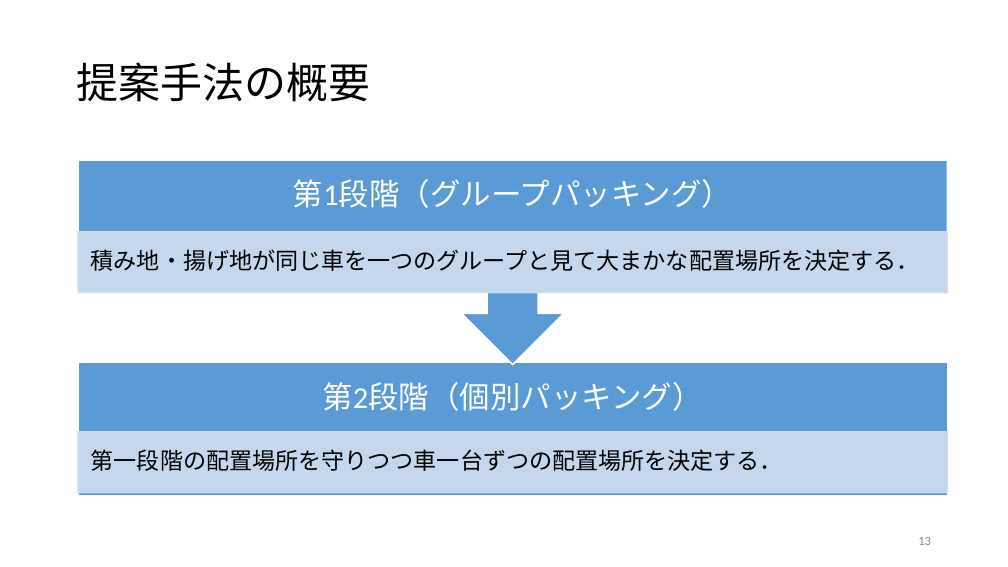
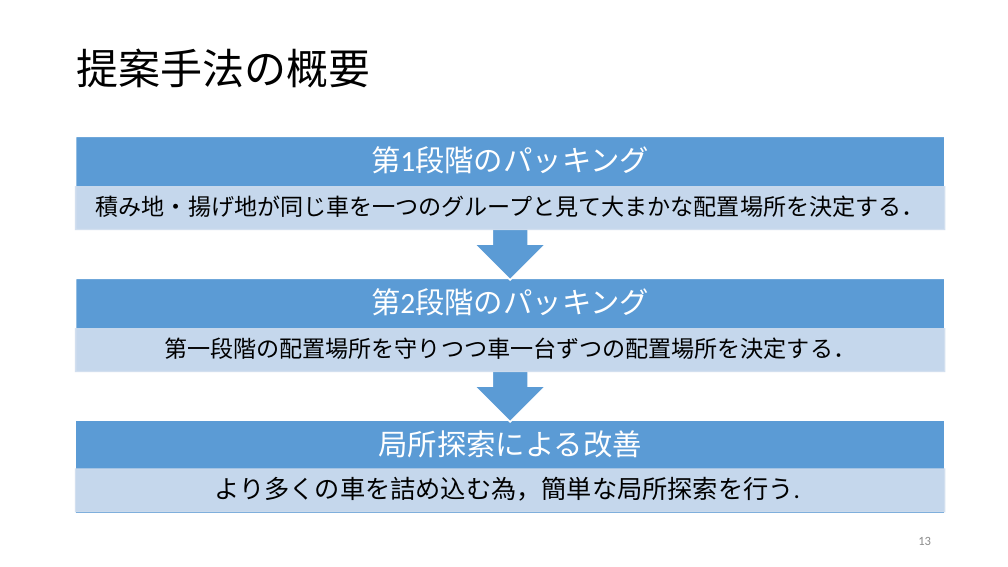
Before and after one commit to r-kurosu/kline, a slide deck: slide 13 of 卒論発表用スライド.pptx. Drawn at 1008x567 pixels with LibreOffice and Linux fonts; fonts in the diff are those of the drawing. Boxes give left, top, right and bottom in pixels: in the first picture for what was removed or moved away, otherwise in the second. Text is boxed around its words. In the diff, an @@ line names an element or a change of style, - is before the commit and + after.

```diff
--- a/卒論発表用スライド.pptx
+++ b/卒論発表用スライド.pptx
@@ title "提案手法の概要": place and size @@
-title "提案手法の概要" at bbox=[77, 62, 371, 102]
+title "提案手法の概要" at bbox=[77, 48, 371, 88]
@@ up arrow callout: place and size @@
-up arrow callout at bbox=[78, 160, 948, 365]
+up arrow callout at bbox=[76, 136, 945, 280]
@@ group added at bbox=[76, 146, 945, 501]: 4 texts, 1 up arrow callout, 1 rectangle @@
+局所探索による改善
+より多くの車を詰め込む為，簡単な局所探索を行う.
+第2段階のパッキング
+第1段階のパッキング
@@ text removed at bbox=[293, 179, 732, 208] @@
-第1段階（グループパッキング）
@@ text "積み地・揚げ地が同じ車を一つのグループと見て大まかな配置場所を決定する．": place and size @@
-text "積み地・揚げ地が同じ車を一つのグループと見て大まかな配置場所を決定する．" at bbox=[91, 249, 920, 271]
+text "積み地・揚げ地が同じ車を一つのグループと見て大まかな配置場所を決定する．" at bbox=[96, 195, 925, 217]
@@ text "積み地・揚げ地が同じ車を一つのグループと見て大まかな配置場所を決定する．" at bbox=[96, 195, 925, 217]: alignment left to centre @@
@@ rectangle: place and size @@
-rectangle at bbox=[78, 232, 948, 293]
+rectangle at bbox=[76, 187, 945, 230]
@@ text "第一段階の配置場所を守りつつ車一台ずつの配置場所を決定する．" at bbox=[164, 337, 856, 359]: alignment left to centre @@
@@ text "第一段階の配置場所を守りつつ車一台ずつの配置場所を決定する．": place and size @@
-text "第一段階の配置場所を守りつつ車一台ずつの配置場所を決定する．" at bbox=[91, 449, 783, 471]
+text "第一段階の配置場所を守りつつ車一台ずつの配置場所を決定する．" at bbox=[164, 337, 856, 359]
@@ text removed at bbox=[322, 382, 702, 411] @@
-第2段階（個別パッキング）
@@ rectangle: place and size @@
-rectangle at bbox=[78, 363, 948, 496]
+rectangle at bbox=[76, 420, 945, 513]
@@ rectangle: place and size @@
-rectangle at bbox=[78, 432, 948, 493]
+rectangle at bbox=[76, 469, 945, 512]
```
Also in this commit, not shown: 13 other slides changed, 5 slides added, 8 slides removed, 2 other files.
